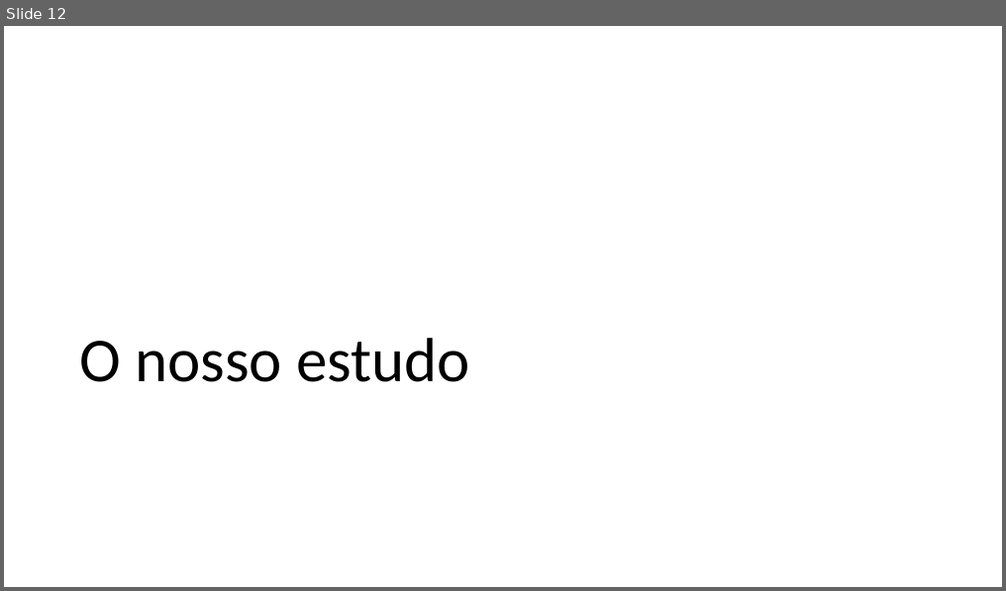
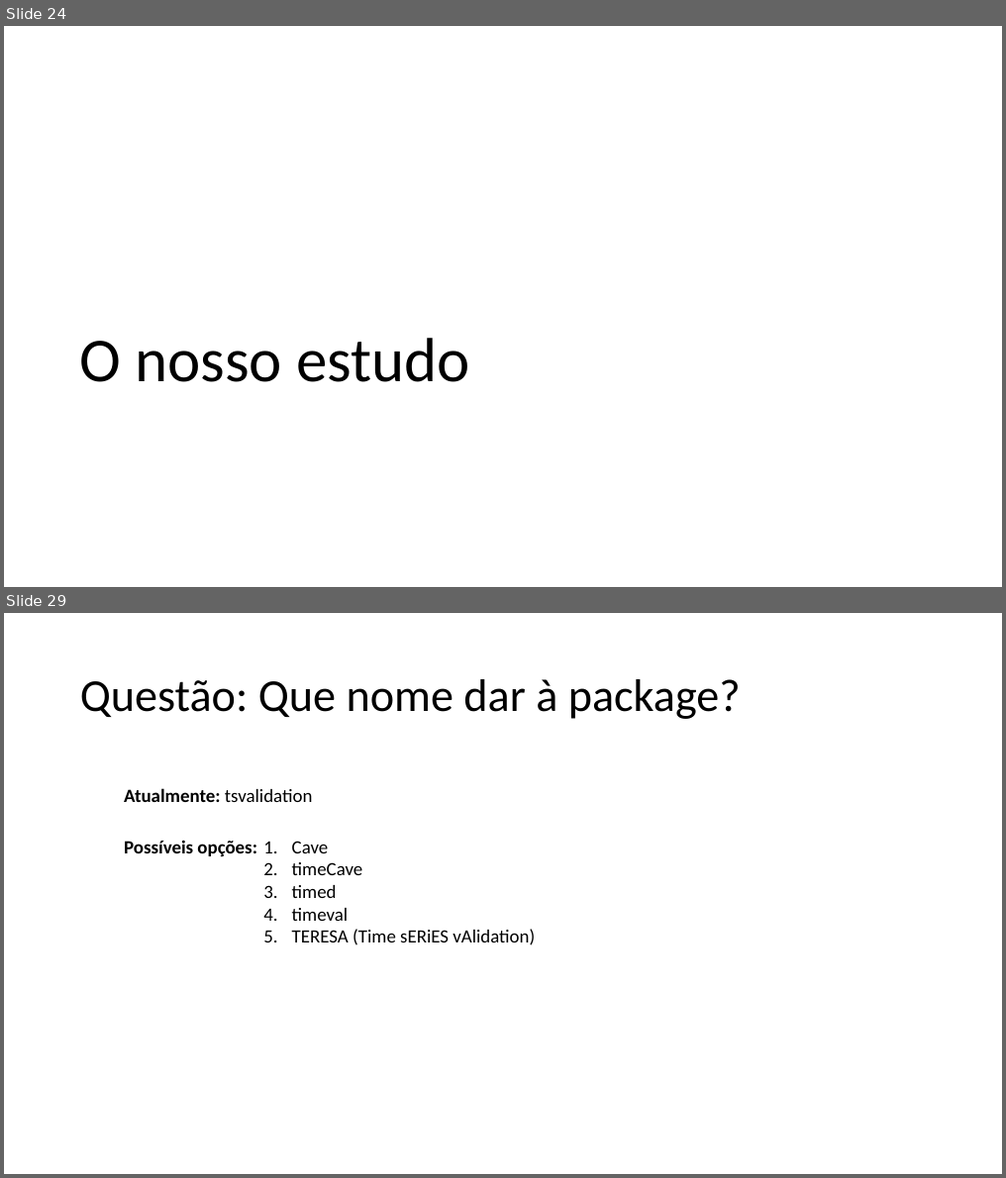
Before and after one commit to MiguelLoureiro98/timecave, a slide deck: papers/.ppt/cvtimeseries.pptx. Shown one above the other, each under a label of ours: slide 12 before the commit, slides 24 and 29 after it; the slides between them are not shown. The pictures are 1006x591 and 1006x1178 pixels, drawn with LibreOffice and Linux fonts; fonts in the diff are those of the drawing. Boxes give left, top, right and bottom in pixels: in the first picture for what was removed or moved away, otherwise in the second. Text is boxed around its words. In the diff, an @@ line names an element or a change of style, - is before the commit and + after.

```diff
--- a/papers/.ppt/cvtimeseries.pptx
+++ b/papers/.ppt/cvtimeseries.pptx
@@ slide 29 added at box(4, 613, 1002, 1174), background #FFFFFF @@
@@ title added at box(80, 679, 741, 719), 44 pt, text #000000 @@
+Questão: Que nome dar à package?
@@ text added at box(124, 788, 313, 802), 18 pt, text #000000 @@
+Atualmente: tsvalidation
@@ text added at box(124, 840, 256, 857), 18 pt, text #000000, bold @@
+Possíveis opções:
@@ text added at box(292, 841, 535, 946), 18 pt, text #000000 @@
+1. Cave
+2. timeCave
+3. timed
+4. timeval
+5. TERESA (Time sERiES vAlidation)
@@ what was slide 12 is now slide 24 @@
```
Also in this commit, not shown: 5 slides changed, 20 other slides added, 8 slides removed.
